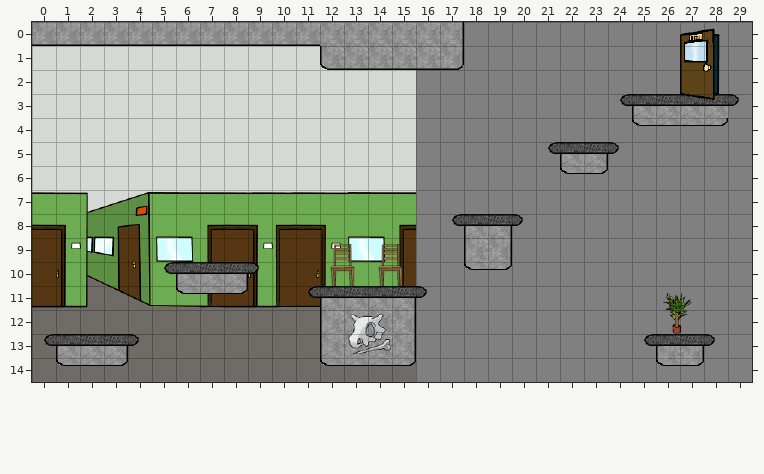
Two versions of a level (Tiled map (JSON), data/map/area02.json). Above is the file before it was changed.
Cells are 32x32 px. Shown: x 0..29, y 0..14.
Once edited:
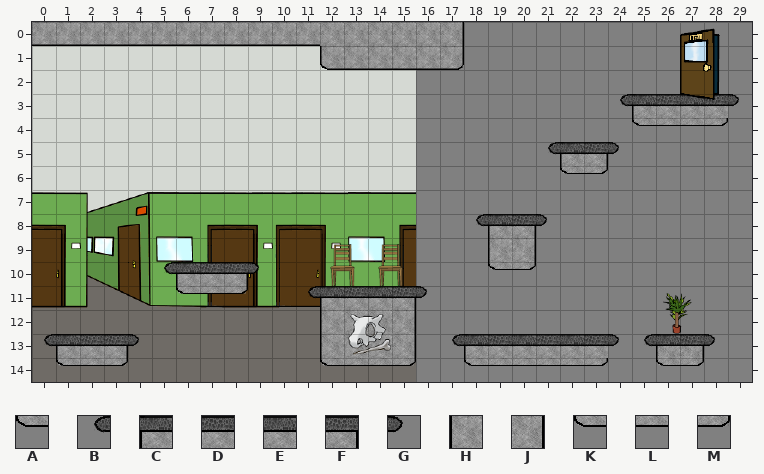
Key: from "Tileset-Immatrikulationsamt": A 98; from "area01_baf_level": B 1, C 2, D 3, E 4, F 7, G 8, H 14, J 19, K 84, L 86, M 89.
_ is an empty cell, . an unchanged one.
Difference:
--- layer "Foreground"
@@ x 17..21 @@
- 8 BCFG_
- 9 .HJ_.
-10 .KM_.
+ 8 _BCFG
+ 9 ._HJ.
+10 ._KM.
@@ x 17..24 @@
-13 ________
-14 .______.
+13 BCDEDEDG
+14 .ALLLLM.
Pixel boxes of the changes (left, top, right, bottom) in both pictures:
changed: (452, 214, 547, 270)
added: (452, 334, 619, 366)
